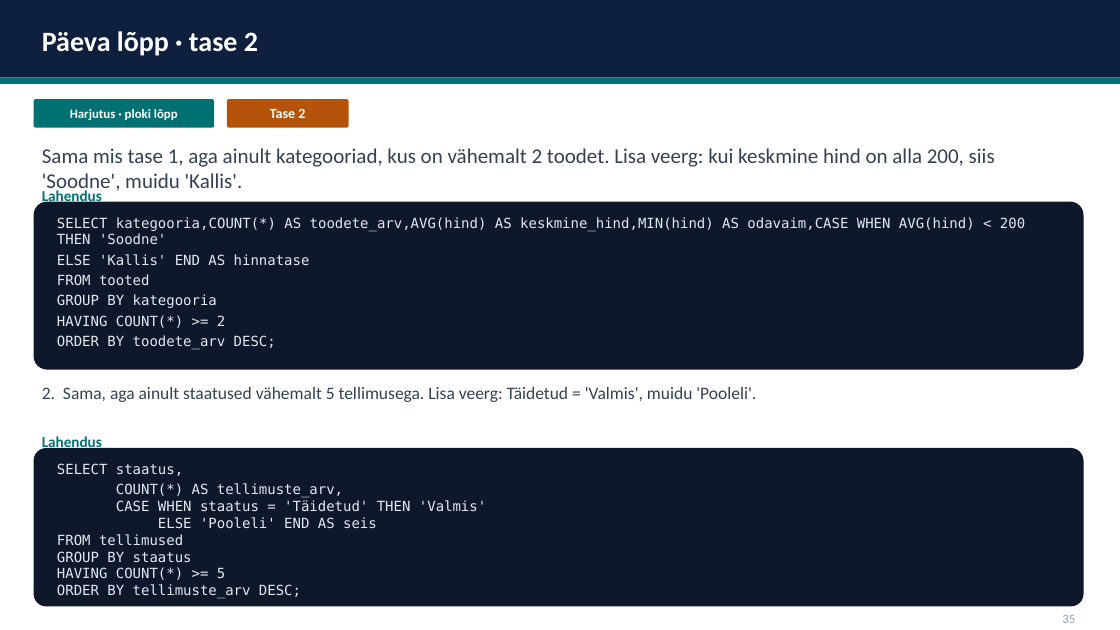
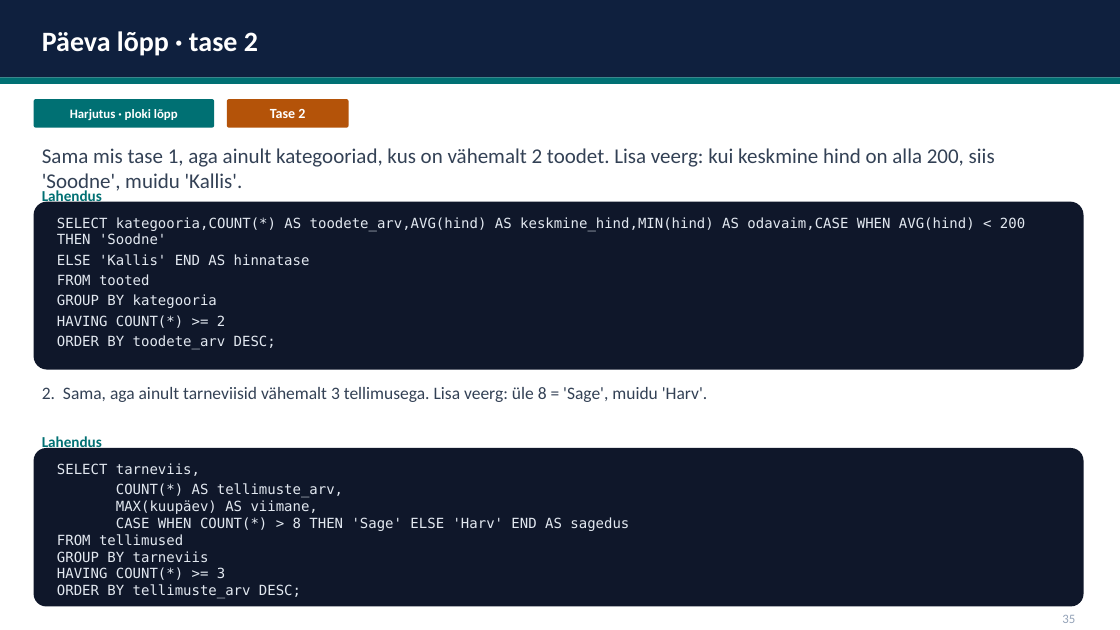
Before and after one commit to emilieabel/andmetarkus, a slide deck: slide 33 of Materjalid/Day7 SQL/7-paev-andmetarkus-esitlus.pptx (slide 34 before the commit). Drawn at 1120x630 pixels with LibreOffice and Linux fonts; fonts in the diff are those of the drawing. Boxes give left, top, right and bottom in pixels: in the first picture for what was removed or moved away, otherwise in the second. Text is boxed around its words. In the diff, an @@ line names an element or a change of style, - is before the commit and + after.

```diff
--- a/Materjalid/Day7 SQL/7-paev-andmetarkus-esitlus.pptx
+++ b/Materjalid/Day7 SQL/7-paev-andmetarkus-esitlus.pptx
@@ text at <box>42,387,707,402</box>: text changed @@
-2. Sama, aga ainult staatused vähemalt 5 tellimusega. Lisa veerg: Täidetud = 'Valmis', muidu 'Pooleli'.
+2. Sama, aga ainult tarneviisid vähemalt 3 tellimusega. Lisa veerg: üle 8 = 'Sage', muidu 'Harv'.
@@ text at <box>57,463,200,476</box>: text changed @@
-SELECT staatus,
+SELECT tarneviis,
@@ text at <box>116,500,629,531</box>: text changed @@
-CASE WHEN staatus = 'Täidetud' THEN 'Valmis'
-ELSE 'Pooleli' END AS seis
+MAX(kuupäev) AS viimane,
+CASE WHEN COUNT(*) > 8 THEN 'Sage' ELSE 'Harv' END AS sagedus
@@ text at <box>57,551,225,580</box>: text changed @@
-GROUP BY staatus
-HAVING COUNT(*) >= 5
+GROUP BY tarneviis
+HAVING COUNT(*) >= 3
```
Also in this commit, not shown: 21 other slides changed, 2 slides removed, 2 other files.
